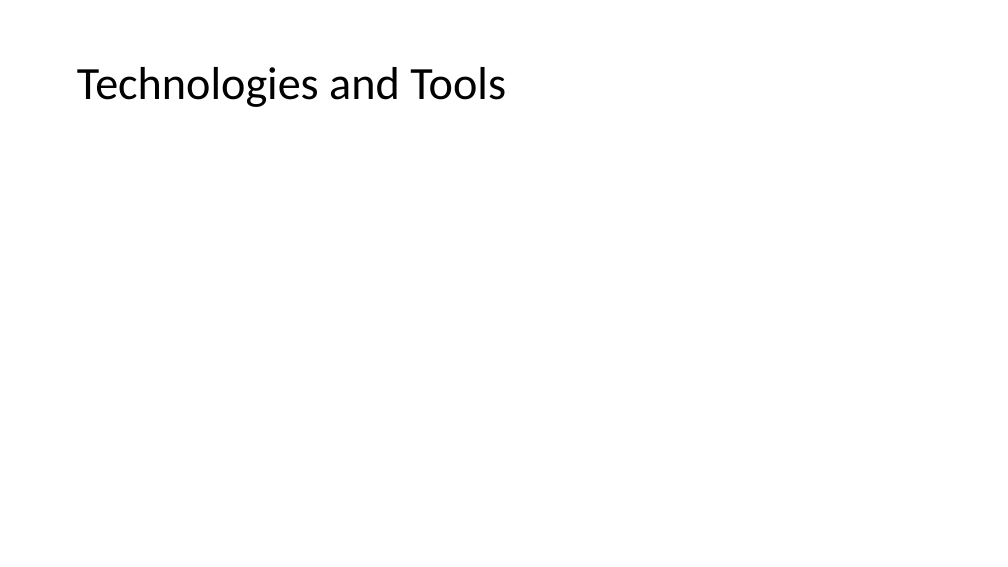
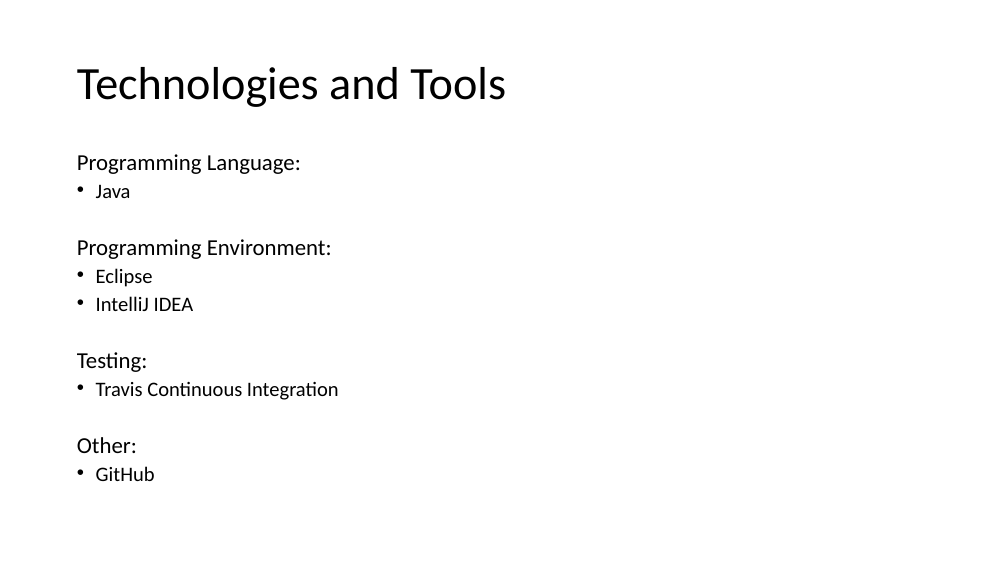
Before and after one commit to Chris-Schaffer/cs414-f18-001-stringCheese, a slide deck: slide 10 of Documents P3/CS 414 Rollerball Project 03.pptx. Drawn at 1008x567 pixels with LibreOffice and Linux fonts; fonts in the diff are those of the drawing. Boxes give left, top, right and bottom in pixels: in the first picture for what was removed or moved away, otherwise in the second. Text is boxed around its words. In the diff, an @@ line names an element or a change of style, - is before the commit and + after.

Commit message:
ppt update

```diff
--- a/Documents P3/CS 414 Rollerball Project 03.pptx
+++ b/Documents P3/CS 414 Rollerball Project 03.pptx
@@ text added at (77,154,339,481), 21.7 pt, text #000000 @@
+Programming Language:
+• Java
+Programming Environment:
+• Eclipse
+• IntelliJ IDEA
+Testing:
+• Travis Continuous Integration
+Other:
+• GitHub
```
Also in this commit, not shown: 3 other slides changed, 2 slides added, 2 slides removed.
